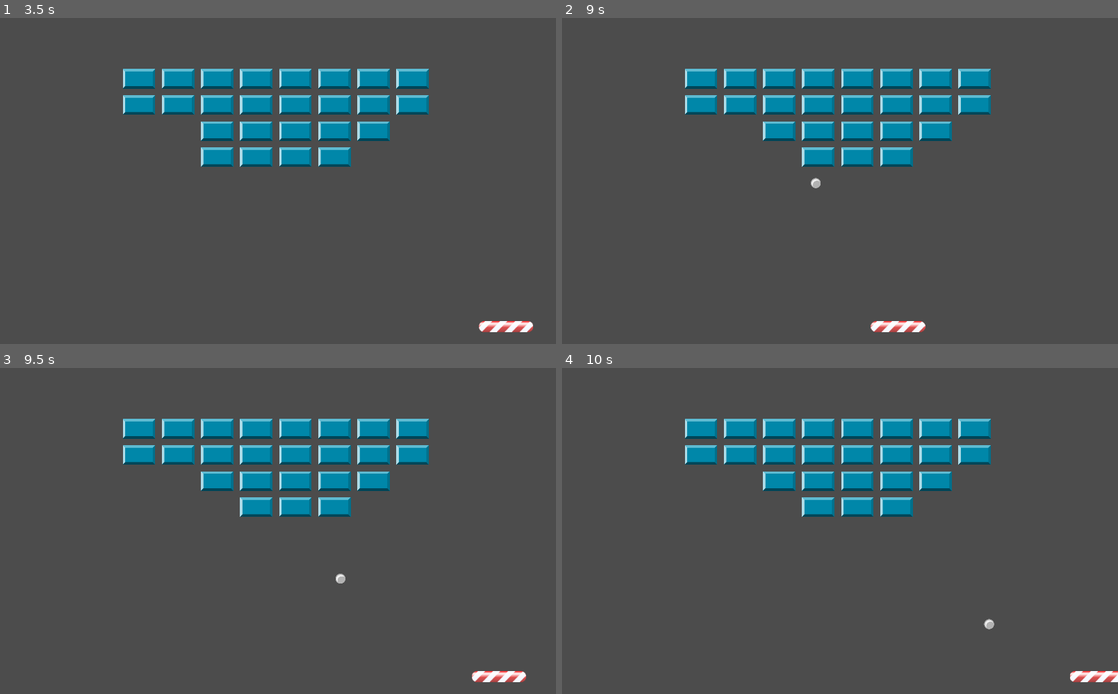
Above: before the commit, frames 1-4 (two rows, left to right).
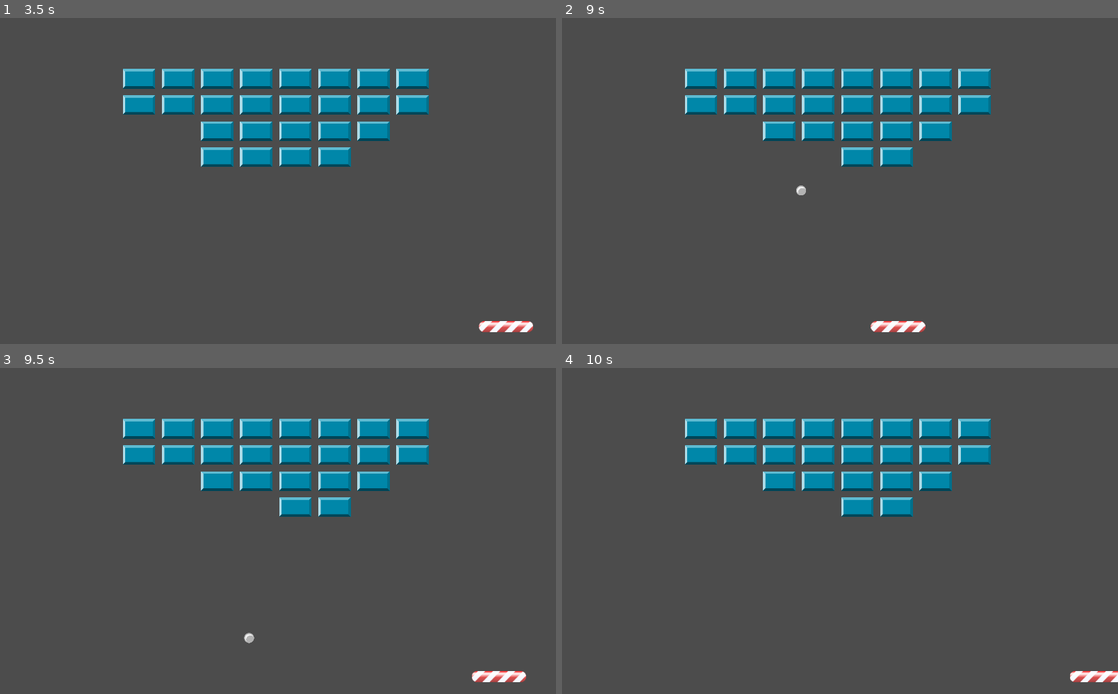
Above: after the commit, the same moments.

Repository: gruntworks/breakout
Game: Godot game, scene res://scenes/MainMenu.tscn
Two runs of this game, one before a commit and one after it. Both use one fixed random seed, a clock stepped at 60 frames per second and the inputs below.
Inputs:
- Up to frame 1 (3.5 s): click "PLAY" at 0.5 s; hold Right (ui_right) 1.28-2.03 s; hold Left (ui_left) 2.03-2.78 s; hold Right (ui_right) from 2.78 s (still down)
- Up to frame 2 (9 s): release Right (ui_right) at 4.25 s; click "PLAY AGAIN" at 4.25 s; hold Left (ui_left) 5.03-6.5 s; tap Escape at 5.65 s; click "RESUME" at 6.5 s; hold Left (ui_left) 7.28-8.03 s; hold Right (ui_right) from 8.03 s (still down)
- Up to frame 3 (9.5 s): keep holding Right (ui_right)
- Up to frame 4 (10 s): keep holding Right (ui_right)

Frame 1 is identical in both runs. In frame 2, 0.4% of the frame differs, in the area x 42-49%, y 39-55%; in frame 3, 0.4%, in the area x 43-63%, y 39-85%; in frame 4, 0.4%.

Commit message:
Adds brick logic and sounds

Diff:
--- a/project.godot
+++ b/project.godot
@@ -21,6 +21,7 @@
 
 [display]
 
+window/size/fullscreen=true
 window/stretch/mode="2d"
 
 [rendering]
--- a/scenes/Ball.tscn
+++ b/scenes/Ball.tscn
@@ -1,8 +1,7 @@
-[gd_scene load_steps=5 format=2]
+[gd_scene load_steps=4 format=2]
 
 [ext_resource path="res://assets/ball.png" type="Texture" id=1]
 [ext_resource path="res://scripts/ball.gd" type="Script" id=2]
-[ext_resource path="res://scripts/handle_ball.gd" type="Script" id=3]
 
 [sub_resource type="CircleShape2D" id=1]
 radius = 23.4497
@@ -13,18 +12,13 @@
 "_edit_group_": true
 }
 
+[node name="CollisionShape2D" type="CollisionShape2D" parent="."]
+scale = Vector2( 0.4, 0.4 )
+shape = SubResource( 1 )
+
 [node name="Sprite" type="Sprite" parent="."]
 scale = Vector2( 0.4, 0.4 )
 texture = ExtResource( 1 )
 
-[node name="CollisionShape2D" type="CollisionShape2D" parent="."]
-scale = Vector2( 0.4, 0.4 )
-shape = SubResource( 1 )
-
 [node name="VisibilityNotifier2D" type="VisibilityNotifier2D" parent="."]
-
-[node name="Ball" type="Node2D" parent="."]
-visible = false
-script = ExtResource( 3 )
-[connection signal="out_of_screen" from="." to="." method="_on_Ball_out_of_screen"]
 [connection signal="screen_exited" from="VisibilityNotifier2D" to="." method="_on_VisibilityNotifier2D_screen_exited"]
--- a/scenes/Brick.basic.tscn
+++ b/scenes/Brick.basic.tscn
@@ -1,7 +1,8 @@
 [gd_scene load_steps=4 format=2]
 
 [ext_resource path="res://assets/brick.01.png" type="Texture" id=1]
-[ext_resource path="res://scenes/brick.gd" type="Script" id=2]
+[ext_resource path="res://scripts/brick.gd" type="Script" id=2]
+
 
 [sub_resource type="RectangleShape2D" id=1]
 extents = Vector2( 50.0573, 29.8474 )
--- a/scenes/GameOverMenu.tscn
+++ b/scenes/GameOverMenu.tscn
@@ -39,10 +39,10 @@
 }
 
 [node name="VBoxContainer" type="VBoxContainer" parent="Menu/CenterContainer"]
-margin_left = 432.0
-margin_top = 275.0
-margin_right = 592.0
-margin_bottom = 325.0
+margin_left = 512.0
+margin_top = 300.0
+margin_right = 512.0
+margin_bottom = 300.0
 __meta__ = {
 "_edit_use_anchors_": false
 }
@@ -90,6 +90,7 @@
 
 [node name="MainMenuButton" type="TextureButton" parent="Menu/CenterContainer/VBoxContainer"]
 pause_mode = 2
+visible = false
 margin_right = 160.0
 margin_bottom = 50.0
 size_flags_horizontal = 4
@@ -150,14 +151,9 @@
 }
 
 [node name="FadeIn" parent="Menu" instance=ExtResource( 5 )]
-[connection signal="pressed" from="Menu/CenterContainer/VBoxContainer/PlayAgainButton" to="." method="_on_PlayButton_pressed"]
 [connection signal="pressed" from="Menu/CenterContainer/VBoxContainer/PlayAgainButton" to="." method="_on_PlayAgainButton_pressed"]
-[connection signal="pressed" from="Menu/CenterContainer/VBoxContainer/ResumeButton" to="." method="_on_PlayButton_pressed"]
 [connection signal="pressed" from="Menu/CenterContainer/VBoxContainer/ResumeButton" to="." method="_on_ResumeButton_pressed"]
-[connection signal="pressed" from="Menu/CenterContainer/VBoxContainer/MainMenuButton" to="." method="_on_PlayButton_pressed"]
+[connection signal="pressed" from="Menu/CenterContainer/VBoxContainer/MainMenuButton" to="." method="_on_MainMenuButton_pressed"]
 [connection signal="pressed" from="Menu/CenterContainer/VBoxContainer/MainMenuButton" to="." method="_on_ResumeButton_pressed"]
-[connection signal="pressed" from="Menu/CenterContainer/VBoxContainer/MainMenuButton" to="." method="_on_MainMenuButton_pressed"]
-[connection signal="pressed" from="Menu/CenterContainer/VBoxContainer/NextLevelButton" to="." method="_on_PlayButton_pressed"]
 [connection signal="pressed" from="Menu/CenterContainer/VBoxContainer/ExitButton" to="." method="_on_ExitButton_pressed"]
-[connection signal="pressed" from="Menu/CenterContainer/VBoxContainer/ExitButton" to="." method="_on_PlayButton_pressed"]
 [connection signal="fade_finished" from="Menu/FadeIn" to="." method="_on_FadeIn_fade_finished"]
--- a/scenes/Main.tscn
+++ b/scenes/Main.tscn
@@ -1,10 +1,12 @@
-[gd_scene load_steps=6 format=2]
+[gd_scene load_steps=8 format=2]
 
 [ext_resource path="res://levels/level_1.tscn" type="PackedScene" id=1]
 [ext_resource path="res://scenes/Player.tscn" type="PackedScene" id=2]
 [ext_resource path="res://scenes/Ball.tscn" type="PackedScene" id=3]
 [ext_resource path="res://scenes/GameOverMenu.tscn" type="PackedScene" id=4]
+[ext_resource path="res://assets/sound/brick_hit.wav" type="AudioStream" id=5]
 [ext_resource path="res://scripts/main.gd" type="Script" id=6]
+[ext_resource path="res://assets/sound/wall_hit.wav" type="AudioStream" id=7]
 
 [node name="Main" type="Node"]
 script = ExtResource( 6 )
@@ -29,6 +31,14 @@
 [node name="Levels" type="Node2D" parent="."]
 
 [node name="Level_1" parent="Levels" instance=ExtResource( 1 )]
+
+[node name="Audio" type="Node2D" parent="."]
+
+[node name="HitBrick" type="AudioStreamPlayer2D" parent="Audio"]
+stream = ExtResource( 5 )
+
+[node name="HitWall" type="AudioStreamPlayer2D" parent="Audio"]
+stream = ExtResource( 7 )
 [connection signal="collided" from="Ball" to="." method="_on_Ball_collided"]
 [connection signal="out_of_screen" from="Ball" to="GameOverMenu" method="_on_Ball_out_of_screen"]
 [connection signal="out_of_screen" from="Ball" to="." method="_on_Ball_out_of_screen"]
--- a/scenes/Player.tscn
+++ b/scenes/Player.tscn
@@ -5,7 +5,7 @@
 
 [sub_resource type="CapsuleShape2D" id=1]
 radius = 7.79215
-height = 60.6978
+height = 60.6589
 
 [node name="Player" type="KinematicBody2D"]
 script = ExtResource( 2 )
@@ -13,10 +13,10 @@
 "_edit_group_": true
 }
 
+[node name="Sprite" type="Sprite" parent="."]
+texture = ExtResource( 1 )
+
 [node name="CollisionShape2D" type="CollisionShape2D" parent="."]
 rotation = 1.5708
 scale = Vector2( 1.32, 1.32 )
 shape = SubResource( 1 )
-
-[node name="Sprite" type="Sprite" parent="."]
-texture = ExtResource( 1 )
--- a/scripts/ball.gd
+++ b/scripts/ball.gd
@@ -20,5 +20,6 @@
 		if(collision):
 			emit_signal("collided", collision.collider)
 
+
 func _on_VisibilityNotifier2D_screen_exited():
 	emit_signal("out_of_screen")
--- a/scripts/game_over_menu.gd
+++ b/scripts/game_over_menu.gd
@@ -28,9 +28,11 @@
 	$Menu.show()
 	$Menu/CenterContainer/VBoxContainer/ResumeButton.hide()
 	$Menu/CenterContainer/VBoxContainer/PlayAgainButton.show()
+	$Menu/CenterContainer/VBoxContainer/MainMenuButton.show()
 	$Menu/CenterContainer/VBoxContainer/ExitButton.show()
 
 func display_pause_menu():
 	$Menu.show()
 	$Menu/CenterContainer/VBoxContainer/ResumeButton.show()
+	$Menu/CenterContainer/VBoxContainer/MainMenuButton.show()
 	$Menu/CenterContainer/VBoxContainer/ExitButton.show()
--- a/scripts/handle_ball.gd
+++ /dev/null
@@ -1,10 +0,0 @@
-extends Node2D
-
-signal out_of_screen
-
-func _ready():
-	pass # Replace with function body.
-
-
-func _on_Ball_ball_exit():
-	emit_signal("out_of_screen")
--- a/scripts/main.gd
+++ b/scripts/main.gd
@@ -22,9 +22,11 @@
 
 
 func _on_Ball_collided(collider):
-	print(collider)
-	for item in $Levels.get_child(0).get_children():
-#		print(item.get_child(0).get_children())
-#		print(collider, item)
-		if(item == collider):
-			item.queue_free()
+	print(collider.name)
+	if collider.name != 'Walls' and collider.name != 'Player':
+		for item in $Levels.get_child(0).get_children():
+			if(item == collider):
+				$Audio/HitBrick.play()
+				item.queue_free()
+	else:
+		$Audio/HitWall.play()
Not shown, added: assets/sound/brick_hit.wav.import
Not shown, added: assets/sound/wall_hit.wav.import
Not shown: 1 places in scenes/MainMenu.tscn that only renumber resources
Renamed: scenes/brick.gd -> scripts/brick.gd
Not shown, added: assets/sound/brick_hit.wav
Not shown, added: assets/sound/wall_hit.wav
